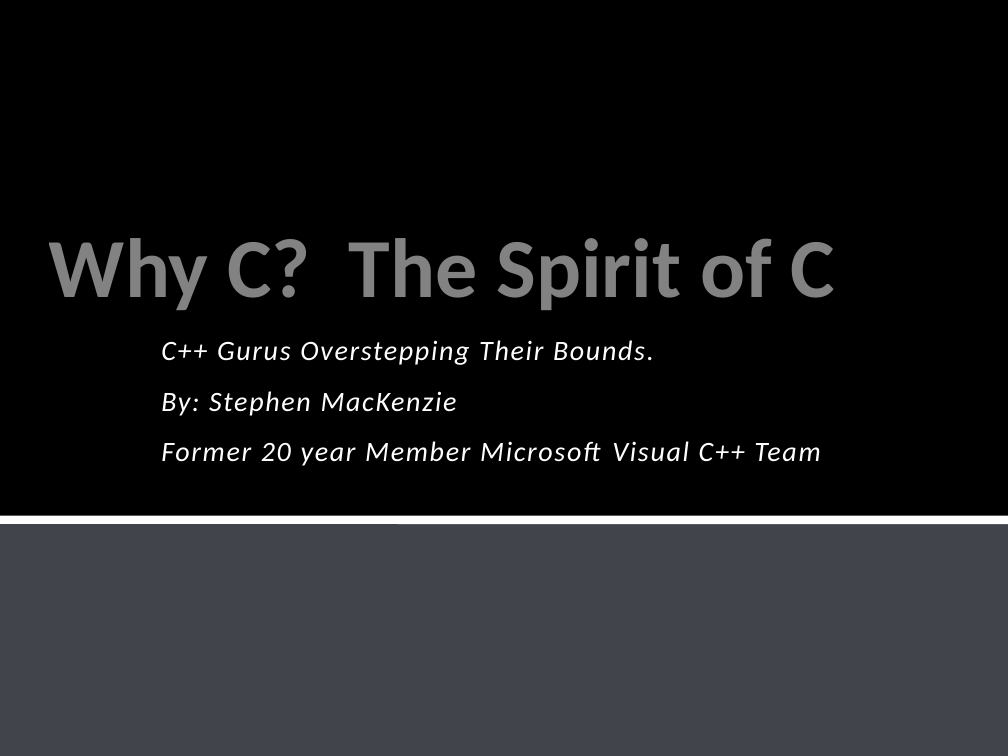
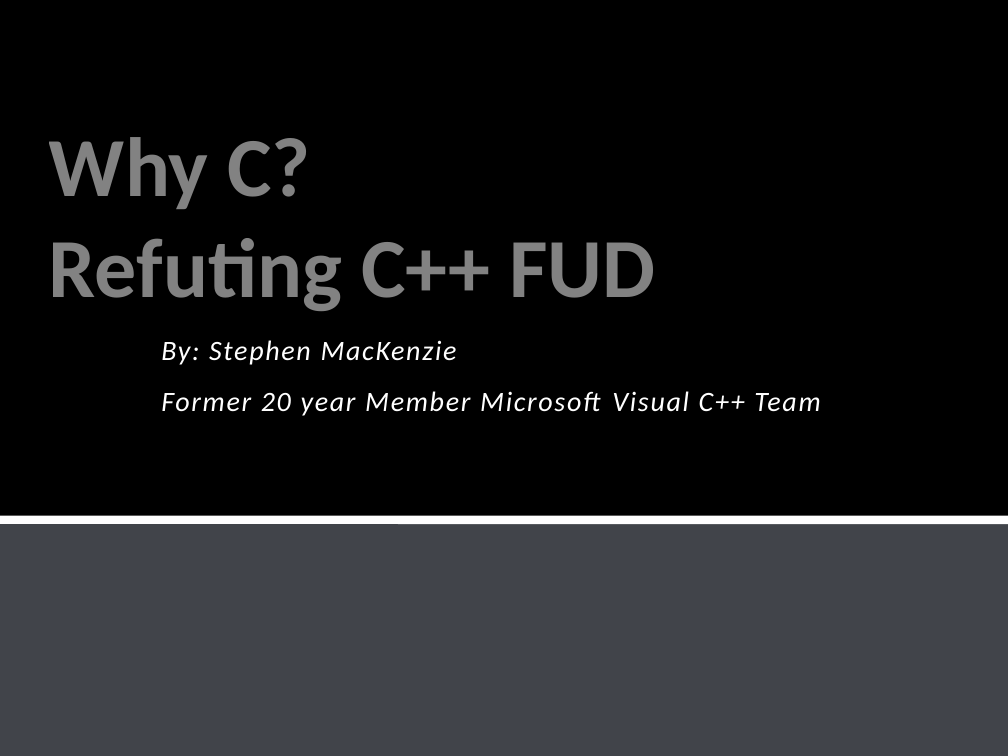
Before and after one commit to stevemac321/whyc, a slide deck: slide 1 of whyc.pptx. Drawn at 1008x756 pixels with LibreOffice and Linux fonts; fonts in the diff are those of the drawing; background and template pictures are left out. Boxes give left, top, right and bottom in pixels: in the first picture for what was removed or moved away, otherwise in the second. Text is boxed around its words. In the diff, an @@ line names an element or a change of style, - is before the commit and + after.

```diff
--- a/whyc.pptx
+++ b/whyc.pptx
@@ title at box(49, 137, 655, 311): text changed @@
-Why C? The Spirit of C
+Why C?
+Refuting C++ FUD
@@ subtitle at box(161, 340, 654, 365): paragraph removed @@
-C++ Gurus Overstepping Their Bounds.
```
Also in this commit, not shown: 1 other slide changed.
